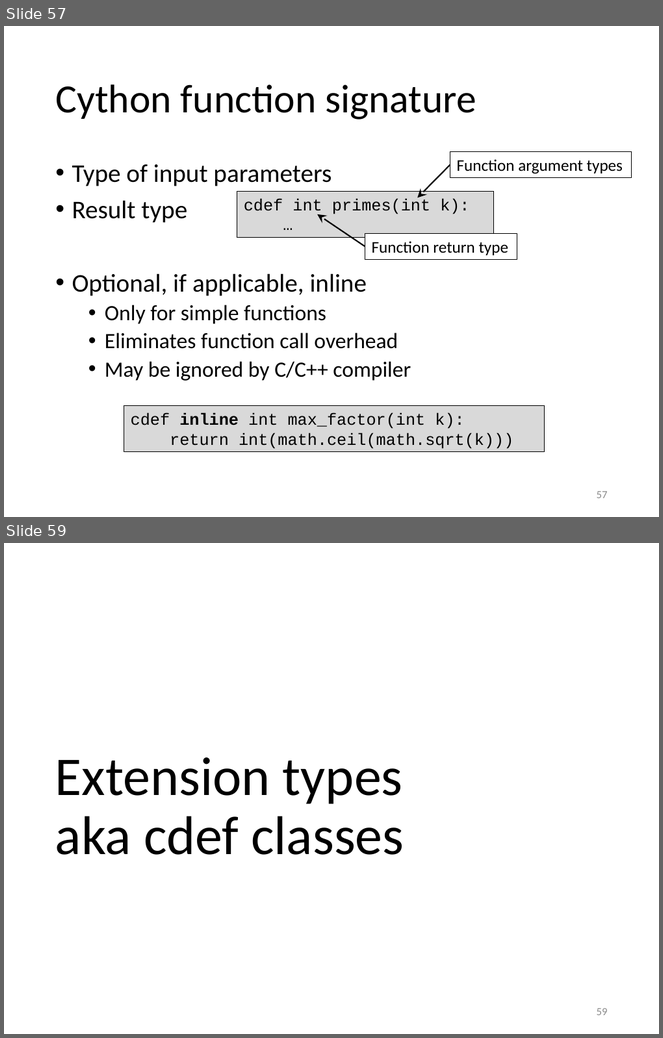
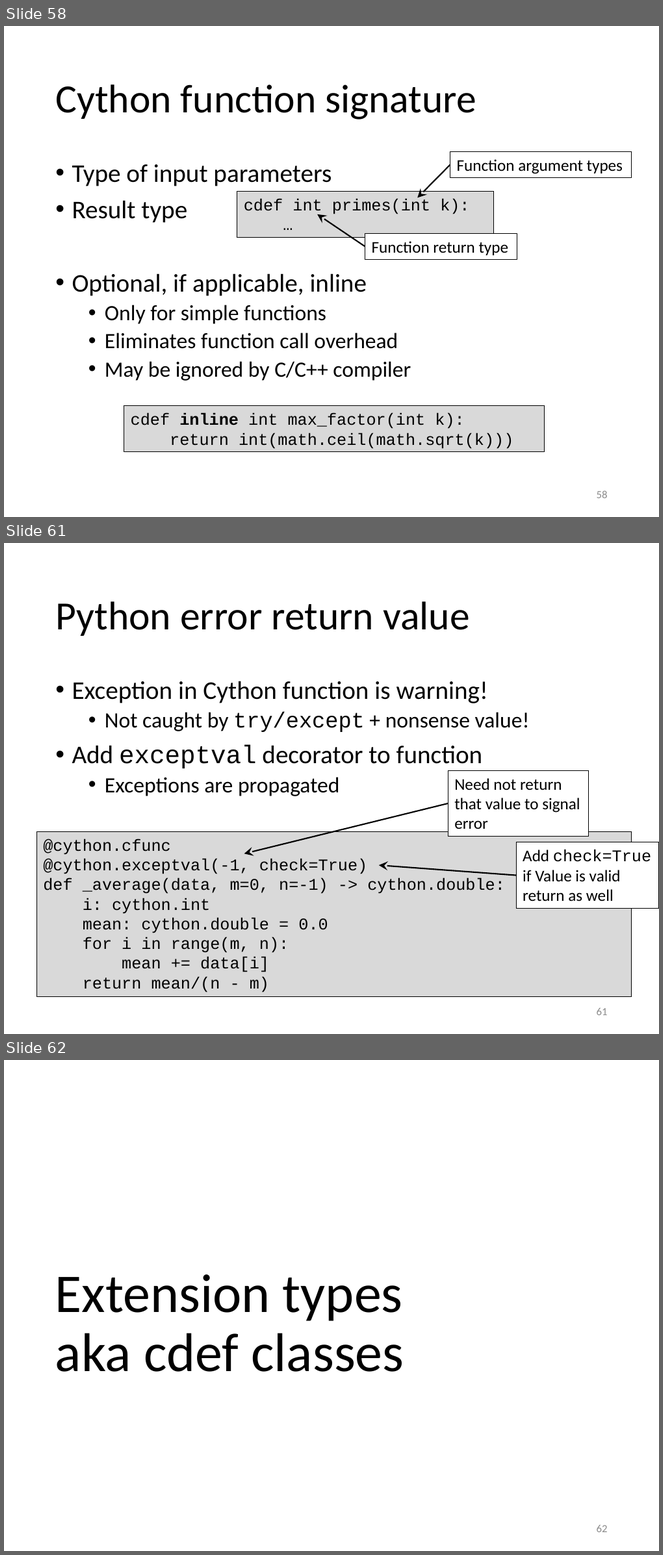
Before and after one commit to gjbex/Python-for-HPC, a slide deck: python_for_hpc.pptx. Shown one above the other, each under a label of ours: slides 57 and 59 before the commit, slides 58, 61 and 62 after it; the slides between them are not shown. The pictures are 663x1038 and 663x1555 pixels, drawn with LibreOffice and Linux fonts; fonts in the diff are those of the drawing. Boxes give left, top, right and bottom in pixels: in the first picture for what was removed or moved away, otherwise in the second. Text is boxed around its words. In the diff, an @@ line names an element or a change of style, - is before the commit and + after.

Commit message:
Update functions for Cython 3.x

```diff
--- a/python_for_hpc.pptx
+++ b/python_for_hpc.pptx
@@ slide 61 added at box(4, 543, 659, 1034), background #FFFFFF @@
@@ title added at box(55, 601, 469, 636), 44 pt, text #000000 @@
+Python error return value
@@ text added at box(72, 681, 530, 797), 28 pt, text #000000 @@
+• Exception in Cython function is warning!
+  • Not caught by try/except + nonsense value!
+• Add exceptval decorator to function
+  • Exceptions are propagated
@@ rectangle added at box(448, 771, 589, 837), fill #FFFFFF, outline #000000 0.75 pt, 18 pt, text #000000 @@
+Need not return
+that value to signal
+error
@@ arrow added from (448, 804) to (244, 854), #000000 1.5 pt @@
@@ rectangle added at box(36, 832, 632, 997), fill #D9D9D9, outline #000000 0.75 pt, 18 pt, text #000000 @@
+@cython.cfunc
+@cython.exceptval(-1, check=True)
+def _average(data, m=0, n=-1) -> cython.double:
+i: cython.int
+mean: cython.double = 0.0
+for i in range(m, n):
+mean += data[i]
+return mean/(n - m)
@@ rectangle added at box(516, 843, 659, 908), fill #FFFFFF, outline #000000 0.75 pt, 18 pt, text #000000 @@
+Add check=True
+if Value is valid
+return as well
@@ arrow added from (516, 876) to (379, 865), #000000 1.5 pt @@
@@ page number added at box(597, 1008, 608, 1016), 12 pt, text #8C8C8C @@
+61
@@ what was slide 57 is now slide 58 @@
@@ page number at box(597, 491, 608, 499): text changed @@
-57
+58
@@ what was slide 59 is now slide 62 @@
@@ page number at box(597, 1525, 608, 1533): text changed @@
-59
+62
```
Also in this commit, not shown: 2 slides changed, 2 other slides added.
